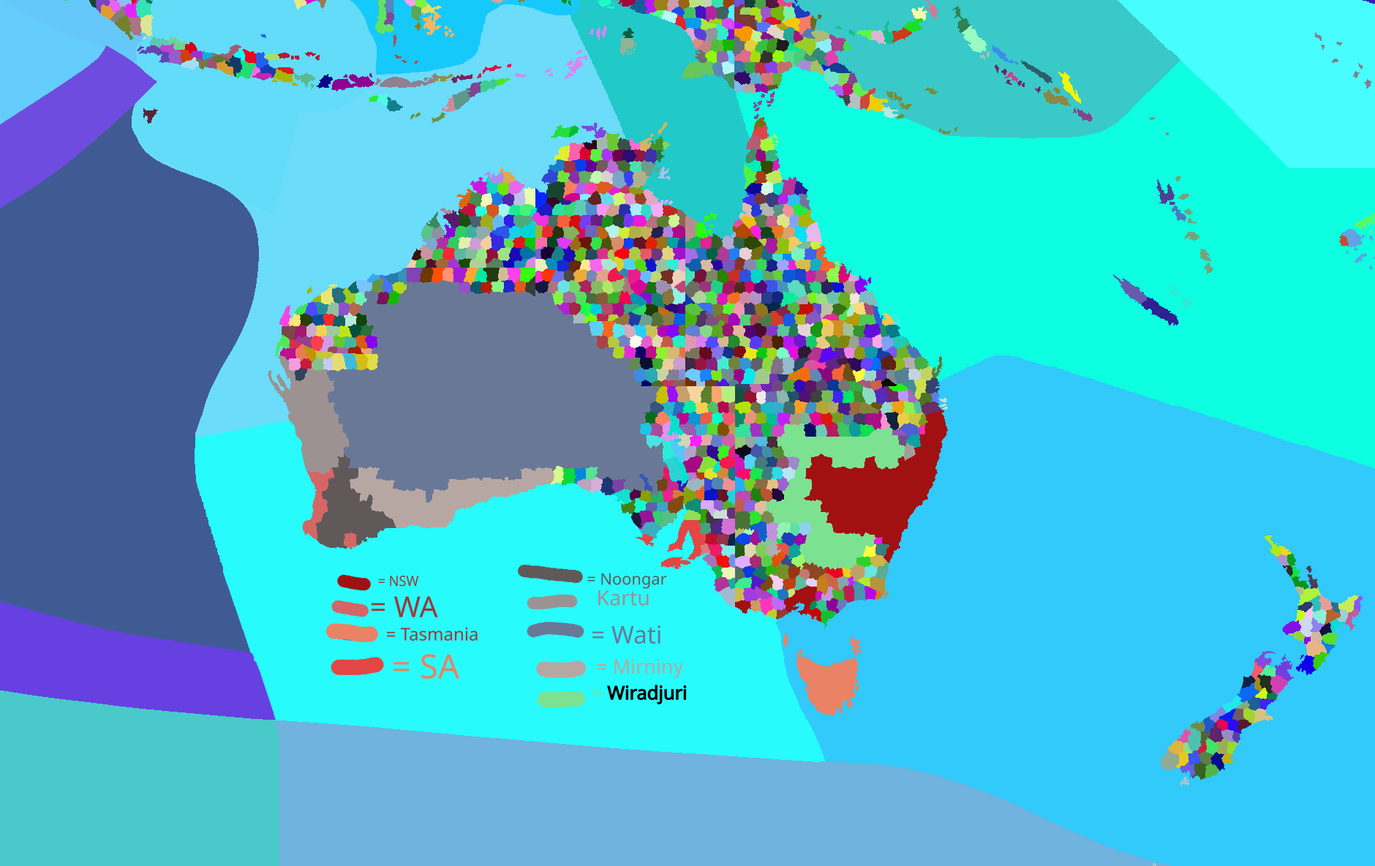
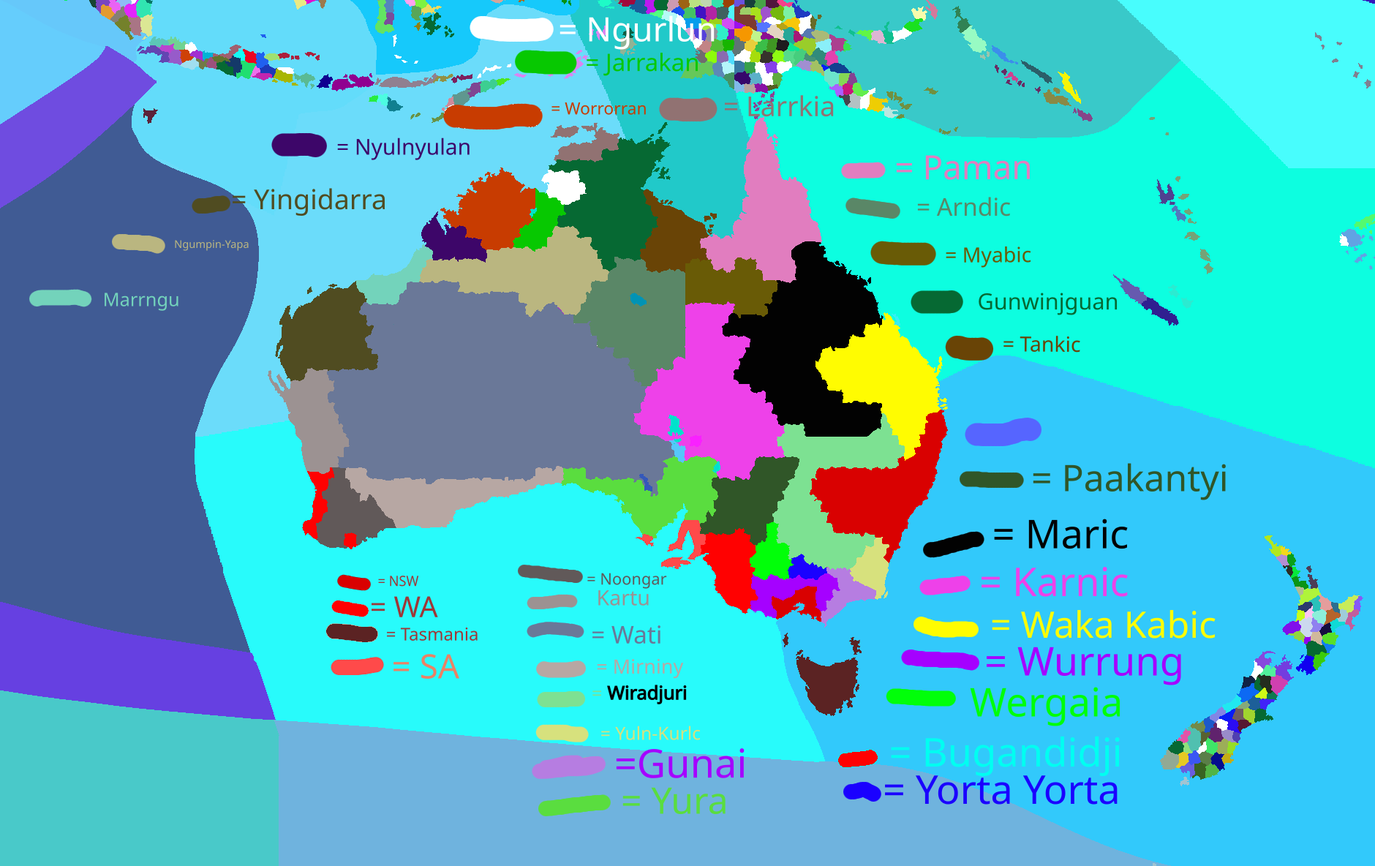
Layer changes from the first 1375 x 866 image to the second:
painted on "Copy of provinces.png" over [29, 0, 1350, 817]
hid "provinces.png", painted on it over [29, 0, 1350, 817]
